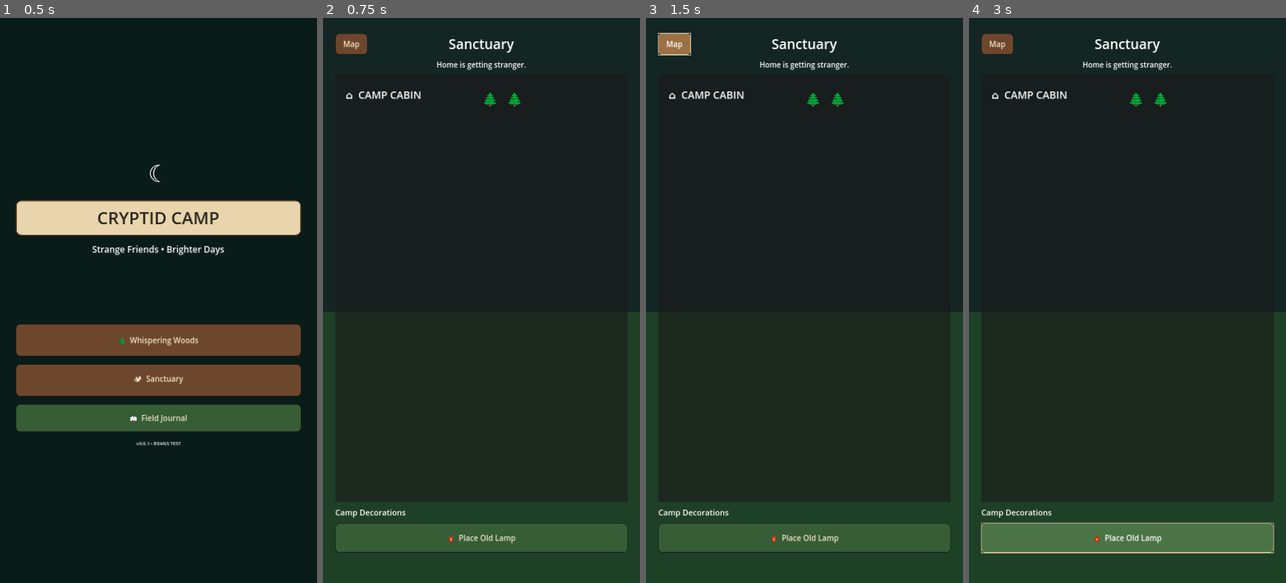
Above: before the commit, frames 1-4 (left to right).
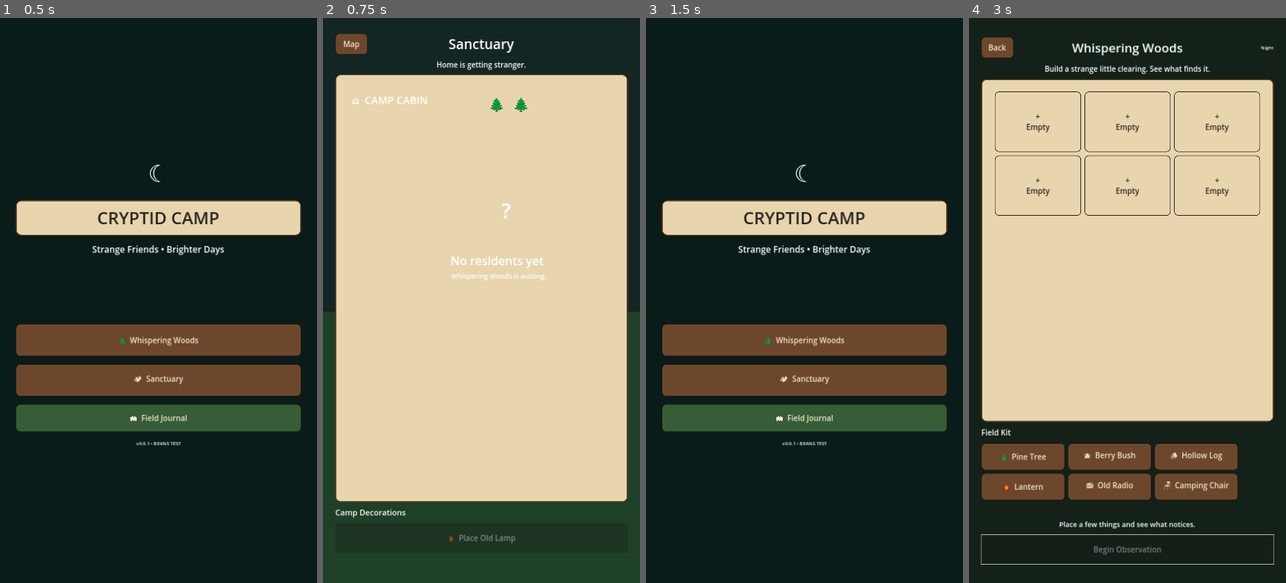
Above: after the commit, the same moments.

Repository: rabine707/cryptid-camp
Game: Godot game, scene res://scenes/main/main.tscn
The game is run twice, just before and just after one commit, with the same random seed, the same clock (stepped at 60 frames per second) and the same inputs.
Inputs (mouse positions are in pixels of both pictures, inside the frame that each line leads up to):
- Up to frame 1 (0.5 s): no input
- Up to frame 2 (0.75 s): click "🏕 Sanctuary" at 0.5 s
- Up to frame 3 (1.5 s): click "Map" at 1.25 s
- Up to frame 4 (3 s): click (1127, 340) at 2 s, where only the run after the commit has a clickable "🌲 Whispering Woods"; click (1127, 537) at 2.75 s, where only the run before the commit has a clickable "🏮 Place Old Lamp"

Frame 1 is identical in both runs. In frame 2, 75% of the frame differs, in the area x 3-97%, y 10-95%; in frame 3, 38%; in frame 4, 81%, in the area x 0-100%, y 2-100%.
Error before the commit: Cannot call method 'add_theme_stylebox_override' on a null value. (res://scripts/ui/camp_style.gd:53)

Commit message:
Add Sanctuary creature movement and lamp interaction

Diff:
--- a/scripts/sanctuary/sanctuary.gd
+++ b/scripts/sanctuary/sanctuary.gd
@@ -1,20 +1,20 @@
 extends Control
 
-@onready var resident_name: Label = $Margin/VBox/ResidentArea/ResidentVBox/ResidentName
-@onready var resident_details: Label = $Margin/VBox/ResidentArea/ResidentVBox/ResidentDetails
-@onready var creature: Label = $Margin/VBox/ResidentArea/ResidentVBox/Creature
+@onready var resident_name: Label = $Margin/VBox/Yard/YardControl/ResidentName
+@onready var resident_details: Label = $Margin/VBox/Yard/YardControl/ResidentDetails
+@onready var creature: Label = $Margin/VBox/Yard/YardControl/Creature
+@onready var lamp_spot: Label = $Margin/VBox/Yard/YardControl/LampSpot
 @onready var lamp_button: Button = $Margin/VBox/Lamp
 @onready var moment: Label = $Margin/VBox/Moment
 
 var resident: Dictionary = {}
+var home_position := Vector2(420,330)
+var lamp_position := Vector2(170,430)
 
 func _ready() -> void:
 	CampStyle.button($Margin/VBox/Header/Back, "wood")
 	CampStyle.button(lamp_button, "green")
-	CampStyle.parchment($Margin/VBox/ResidentArea)
-	resident_name.add_theme_color_override("font_color", CampStyle.INK)
-	resident_details.add_theme_color_override("font_color", CampStyle.INK)
-	creature.add_theme_color_override("font_color", CampStyle.INK)
+	CampStyle.parchment($Margin/VBox/Yard)
 	$Margin/VBox/Header/Back.pressed.connect(_go_map)
 	lamp_button.pressed.connect(_place_lamp)
 	resident = GameState.get_adopted_species("mothling")
@@ -24,7 +24,7 @@
 	if resident.is_empty():
 		resident_name.text = "No residents yet"
 		resident_details.text = "Whispering Woods is waiting."
-		creature.text = "🌲       🌲"
+		creature.text = "?"
 		lamp_button.disabled = true
 		return
 	resident_name.text = str(resident.get("name", "Mothling"))
@@ -34,24 +34,35 @@
 		resident.get("quirk", "Clingy"),
 		CryptidFactory.trust_stage(int(resident.get("trust", 0)))
 	]
+	creature.text = "ʚɞ\n•ᴗ•"
 	if GameState.has_moment("warm_glow"):
 		_show_warm_glow(false)
+	else:
+		_start_idle_motion()
+
+func _start_idle_motion() -> void:
+	var tween := create_tween().set_loops()
+	tween.tween_property(creature, "position", home_position + Vector2(45,-12), 2.0).set_trans(Tween.TRANS_SINE)
+	tween.tween_property(creature, "position", home_position + Vector2(-30,8), 2.4).set_trans(Tween.TRANS_SINE)
+	tween.tween_property(creature, "position", home_position, 1.8).set_trans(Tween.TRANS_SINE)
 
 func _place_lamp() -> void:
-	if resident.is_empty():
-		return
+	if resident.is_empty(): return
 	GameState.place_sanctuary_decoration("old_lamp")
+	GameState.unlock_moment("warm_glow")
 	_show_warm_glow(true)
 
 func _show_warm_glow(is_new: bool) -> void:
-	creature.text = "🏮  🦋\n\n     ♡"
-	lamp_button.text = "🏮  Old Lamp"
+	lamp_spot.text = "🏮"
+	lamp_button.text = "🏮  Old Lamp Placed"
 	lamp_button.disabled = true
+	var tween := create_tween()
+	tween.tween_property(creature, "position", lamp_position, 0.8).set_trans(Tween.TRANS_QUAD).set_ease(Tween.EASE_OUT)
+	creature.text = "ʚɞ ♡"
 	if is_new:
-		GameState.unlock_moment("warm_glow")
-		moment.text = "✨ MOMENT DISCOVERED\nWarm Glow\n%s has decided this lamp belongs to them now." % resident.get("name", "Your Mothling")
+		moment.text = "✨ MOMENT DISCOVERED — Warm Glow\n%s has decided this lamp belongs to them now." % resident.get("name","Your Mothling")
 	else:
-		moment.text = "✨ Warm Glow — This lamp has a permanent Mothling attached."
+		moment.text = "✨ Warm Glow — The lamp still has a permanent Mothling attached."
 
 func _go_map() -> void:
 	get_tree().change_scene_to_file("res://scenes/main/main.tscn")
